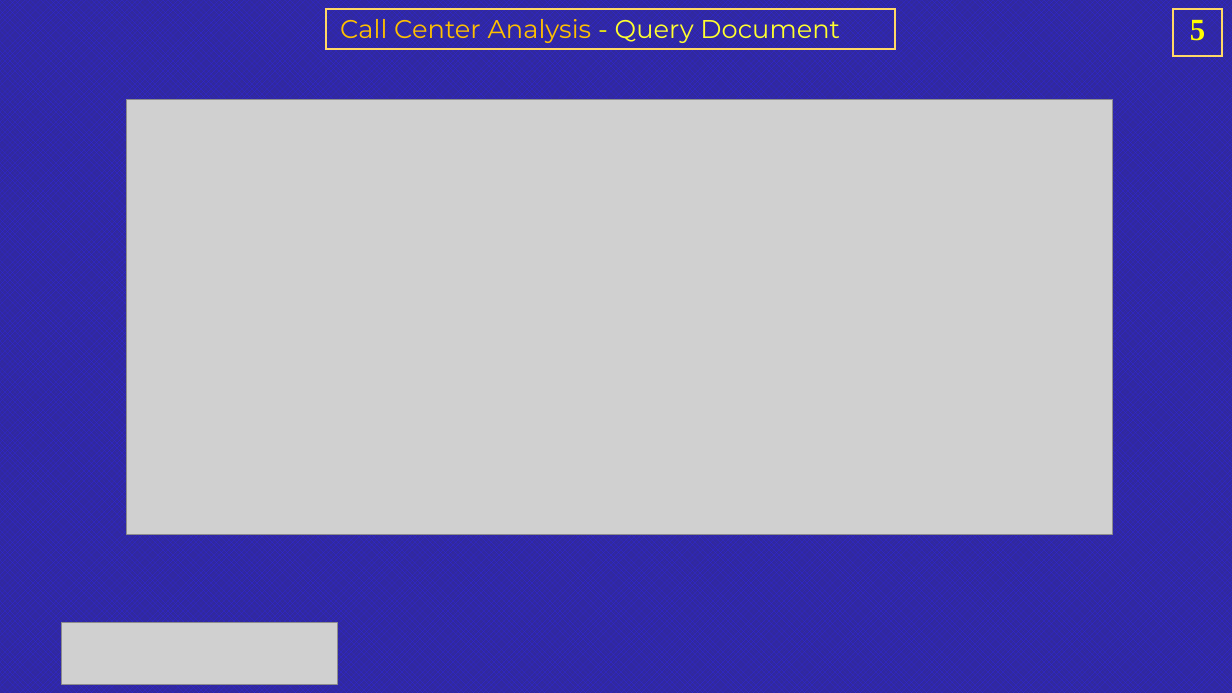
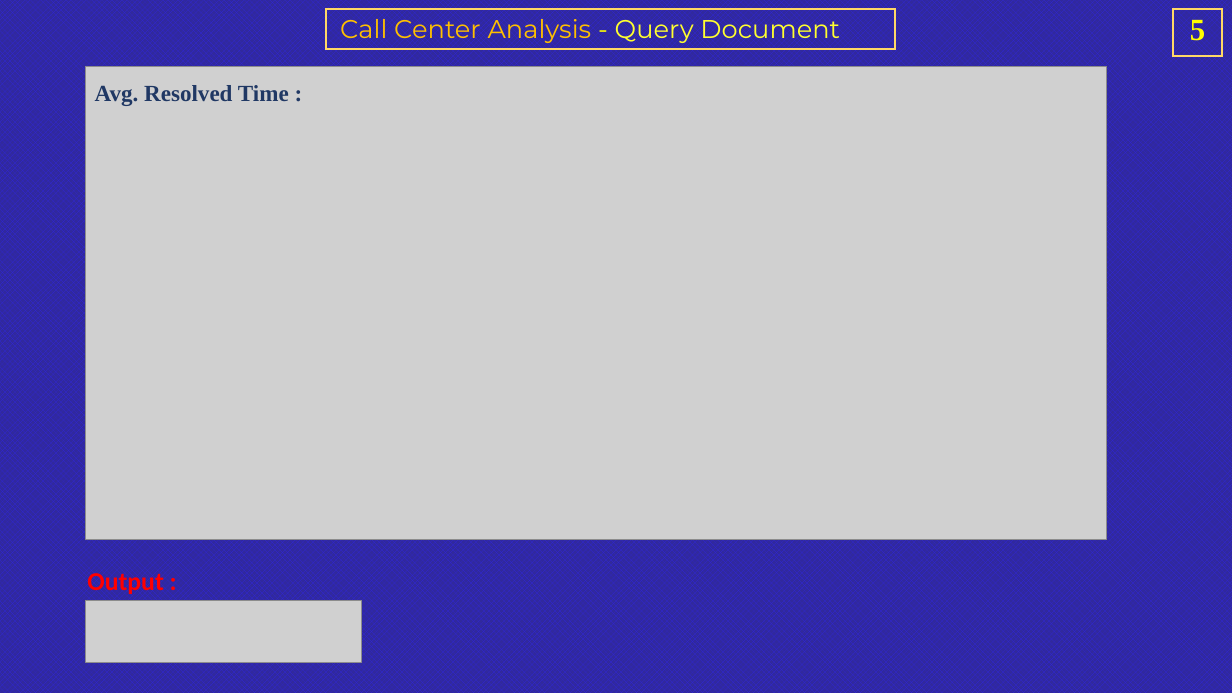
Before and after one commit to rashmi0007/call_center_dashboard, a slide deck: slide 5 of Query_doc_powerpoint.pptx. Drawn at 1232x693 pixels with LibreOffice and Linux fonts; fonts in the diff are those of the drawing; grey boxes stand for pictures. Boxes give left, top, right and bottom in pixels: in the first picture for what was removed or moved away, otherwise in the second. Text is boxed around its words. In the diff, an @@ line names an element or a change of style, - is before the commit and + after.

```diff
--- a/Query_doc_powerpoint.pptx
+++ b/Query_doc_powerpoint.pptx
@@ picture: place and size @@
-picture at bbox=[126, 99, 1113, 534]
+picture at bbox=[86, 67, 1107, 540]
@@ text added at bbox=[95, 85, 289, 106], 18 pt, text #203864, bold @@
+Avg. Resolved Time :
@@ text added at bbox=[87, 570, 163, 596], 20 pt, text #FF0000, bold @@
+Output :
@@ picture: place and size @@
-picture at bbox=[62, 623, 338, 685]
+picture at bbox=[86, 601, 362, 663]
```
Also in this commit, not shown: 12 other slides changed, 1 other file.
